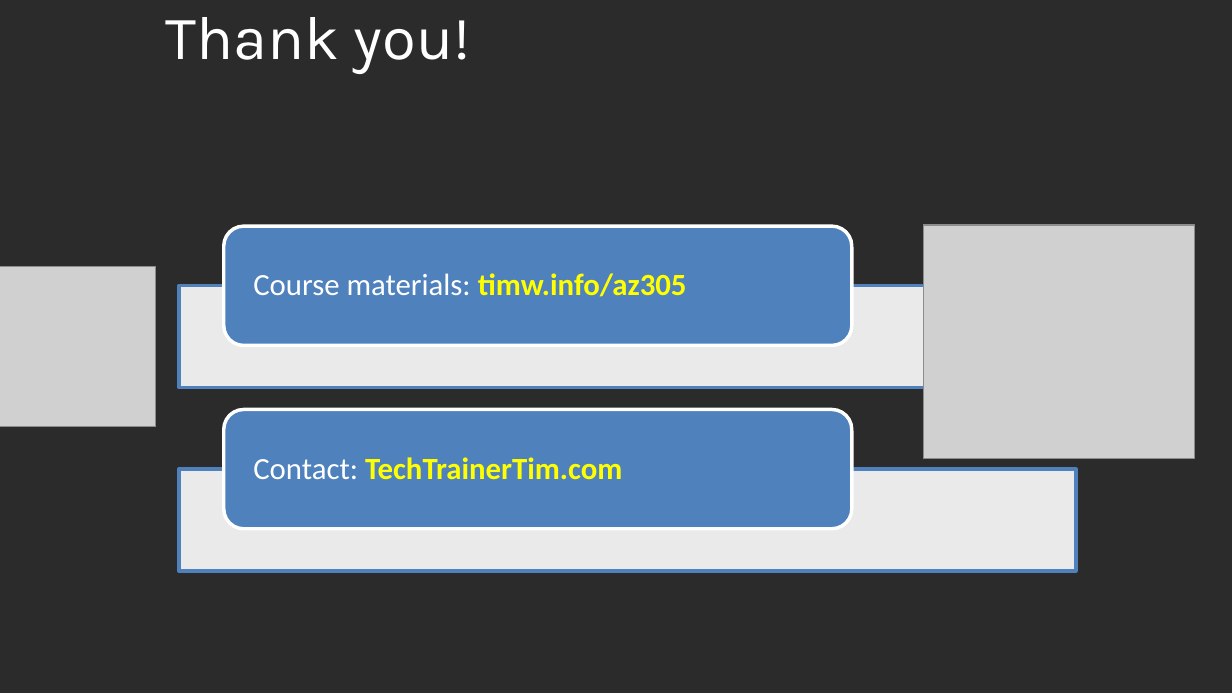
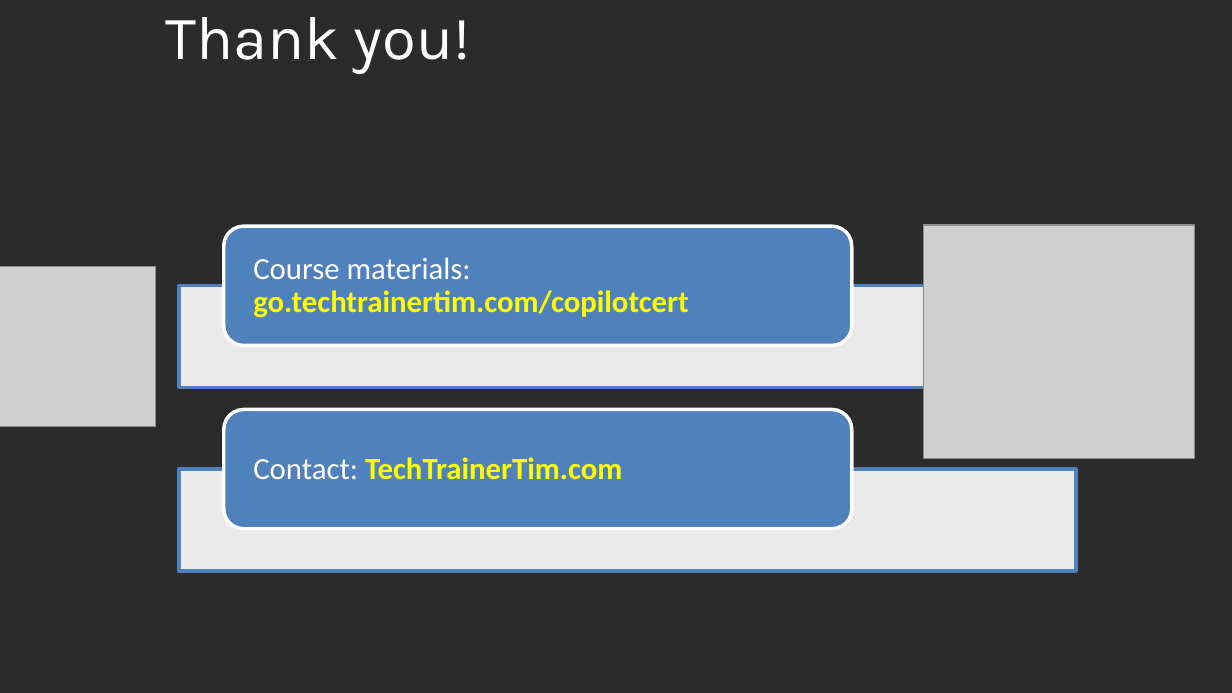
Before and after one commit to timothywarner-org/copilot-cert-prep, a slide deck: slide 17 of warner-github-cert-prep.pptx. Drawn at 1232x693 pixels with LibreOffice and Linux fonts; fonts in the diff are those of the drawing; grey boxes stand for pictures; background and template pictures are left out; a plain dark background stands for a picture behind light text. Boxes give left, top, right and bottom in pixels: in the first picture for what was removed or moved away, otherwise in the second. Text is boxed around its words. In the diff, an @@ line names an element or a change of style, - is before the commit and + after.

Commit message:
Include materials from last course run

```diff
--- a/warner-github-cert-prep.pptx
+++ b/warner-github-cert-prep.pptx
@@ text at (x1=253, y1=257, x2=688, y2=317): text changed; text colour #FFFFFF to #FFFF00; bold on @@
-Course materials: timw.info/az305
+Course materials: go.techtrainertim.com/copilotcert
```
Also in this commit, not shown: 3 other files.
